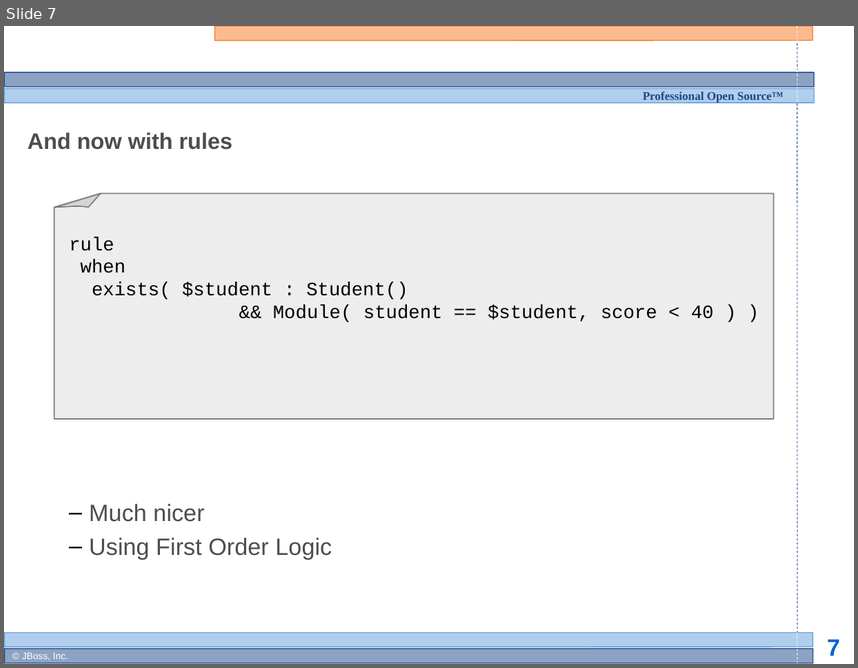
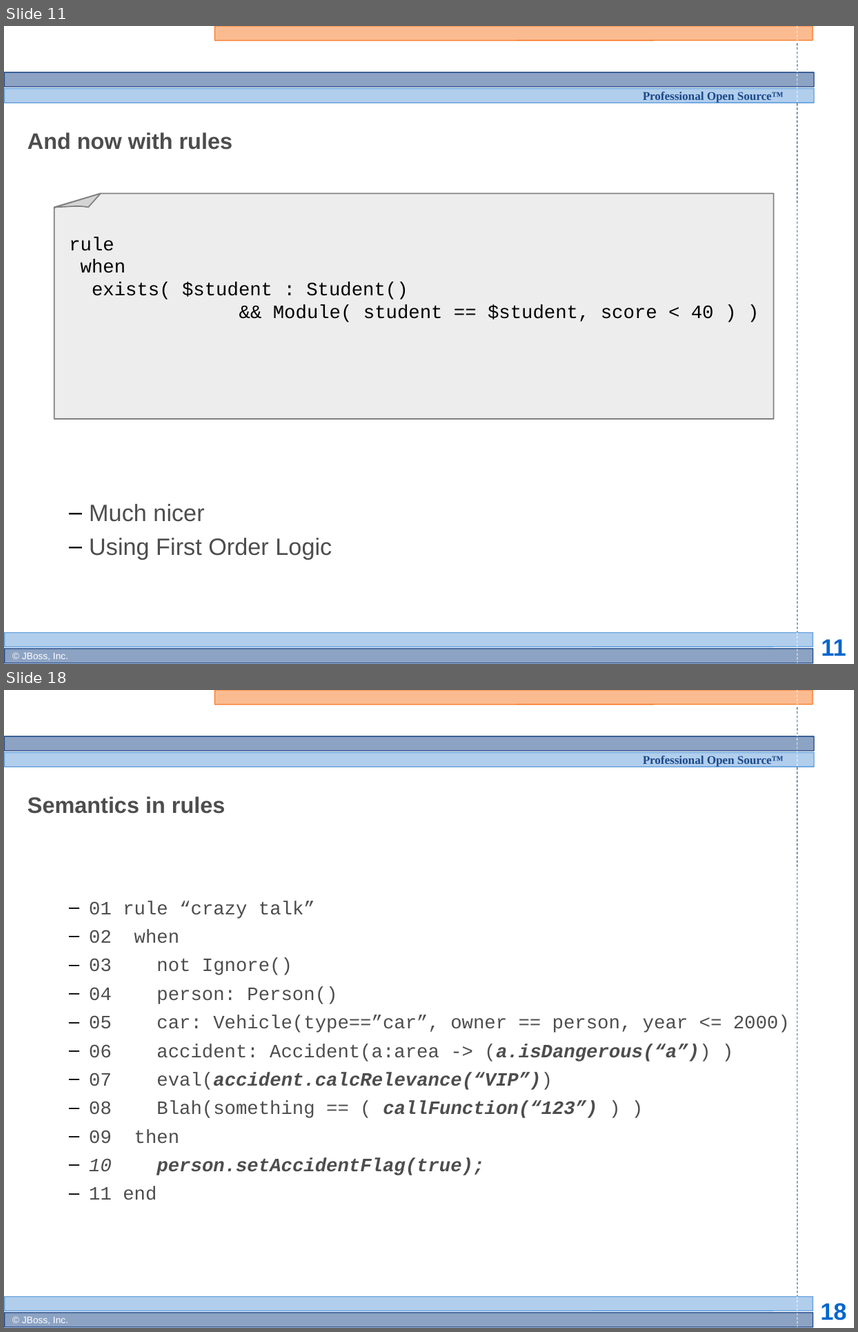
Before and after one commit to bobmcwhirter/drools, a slide deck: documentation/training/developers-course/Module 2 - JBoss Rules Intro.odp. Shown one above the other, each under a label of ours: slide 7 before the commit, slides 11 and 18 after it; the slides between them are not shown. The pictures are 858x668 and 858x1332 pixels, drawn with LibreOffice and Linux fonts; fonts in the diff are those of the drawing; background and template pictures are left out. Boxes give left, top, right and bottom in pixels: in the first picture for what was removed or moved away, otherwise in the second. Text is boxed around its words. In the diff, an @@ line names an element or a change of style, - is before the commit and + after.

```diff
--- a/documentation/training/developers-course/Module 2 - JBoss Rules Intro.odp
+++ b/documentation/training/developers-course/Module 2 - JBoss Rules Intro.odp
@@ slide 18 added at (x1=4, y1=690, x2=854, y2=1328), background #FFFFFF; not listed: 13 template elements that a slide beside it also shows @@
@@ title added at (x1=27, y1=796, x2=225, y2=814), 19 pt, text #4D4D4D, bold @@
+Semantics in rules
@@ subtitle added at (x1=89, y1=900, x2=790, y2=1200), 16 pt, text #4D4D4D @@
+  – 01 rule “crazy talk”
+  – 02 when
+  – 03 not Ignore()
+  – 04 person: Person()
+  – 05 car: Vehicle(type==”car”, owner == person, year <= 2000)
+  – 06 accident: Accident(a:area -> (a.isDangerous(“a”)) )
+  – 07 eval(accident.calcRelevance(“VIP”))
+  – 08 Blah(something == ( callFunction(“123”) ) )
+  – 09 then
+  – 10 person.setAccidentFlag(true);
+  – 11 end
@@ what was slide 7 is now slide 11 @@
@@ page number at (x1=821, y1=639, x2=846, y2=655): text changed @@
-7
+11
```
Also in this commit, not shown: 12 other slides added, 1 other file.
